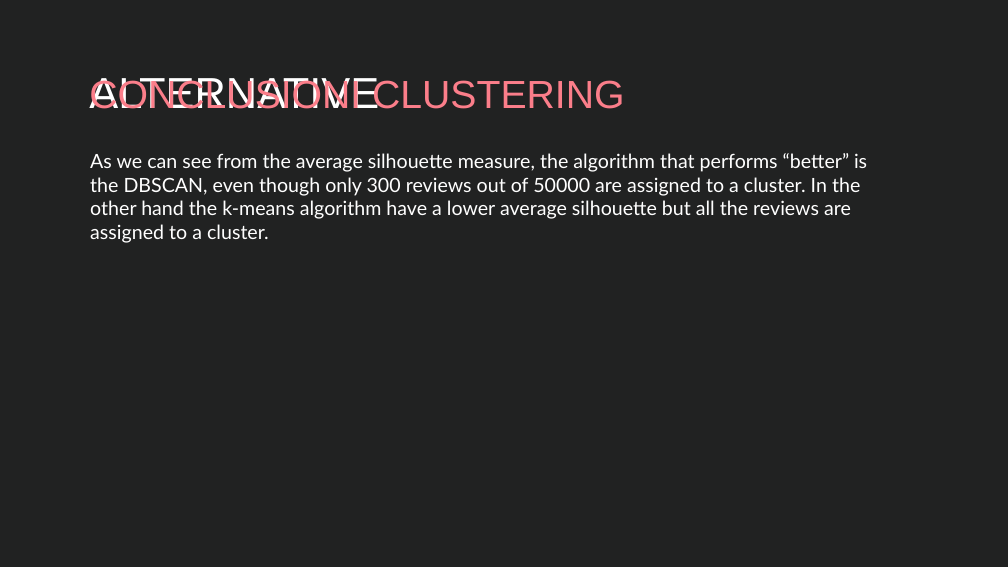
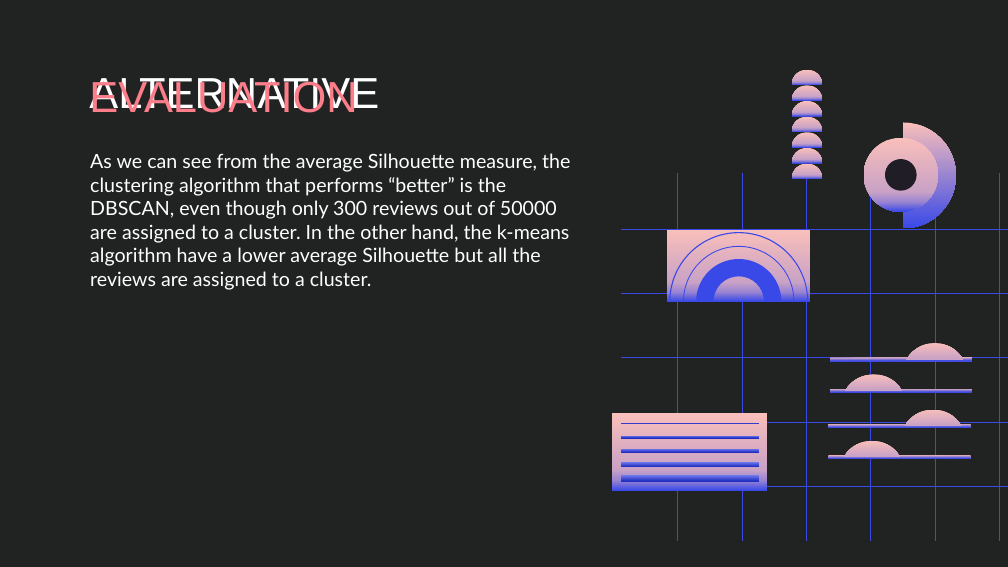
Before and after one commit to Blowdire/TextMiningProject, a slide deck: slide 25 of slideshow/TextMining-Slideshow.pptx (slide 30 before the commit). Drawn at 1008x567 pixels with LibreOffice and Linux fonts; fonts in the diff are those of the drawing. Boxes give left, top, right and bottom in pixels: in the first picture for what was removed or moved away, otherwise in the second. Text is boxed around its words. In the diff, an @@ line names an element or a change of style, - is before the commit and + after.

```diff
--- a/slideshow/TextMining-Slideshow.pptx
+++ b/slideshow/TextMining-Slideshow.pptx
@@ title at [89,78,357,113]: text changed; size 28 to 31 pt @@
-CONCLUSIONI CLUSTERING
+EVALUATION
@@ freeform shape added at [864,138,938,213], fill gradient #F9BFBA to #C9A2C6 to #9984D1 to #3949E8 @@
@@ freeform shape added at [903,123,957,229], fill gradient #F9BFBA to #3949E8 @@
@@ text at [90,153,570,290]: text changed @@
-As we can see from the average silhouette measure, the algorithm that performs “better” is the DBSCAN, even though only 300 reviews out of 50000 are assigned to a cluster. In the other hand the k-means algorithm have a lower average silhouette but all the reviews are assigned to a cluster.
+As we can see from the average Silhouette measure, the clustering algorithm that performs “better” is the DBSCAN, even though only 300 reviews out of 50000 are assigned to a cluster. In the other hand, the k-means algorithm have a lower average Silhouette but all the reviews are assigned to a cluster.
@@ group added at [792,70,823,178]: 7 freeform shapes @@
@@ freeform shape added at [883,159,917,191], fill #201D26 @@
@@ group added at [667,230,810,301]: 4 freeform shapes @@
@@ group added at [829,343,972,459]: 8 freeform shapes @@
@@ group added at [612,413,767,491]: 6 freeform shapes @@
@@ group added at [621,172,1008,540]: 11 lines @@
```
Also in this commit, not shown: 24 other slides changed, 5 slides removed, 8 other files.
